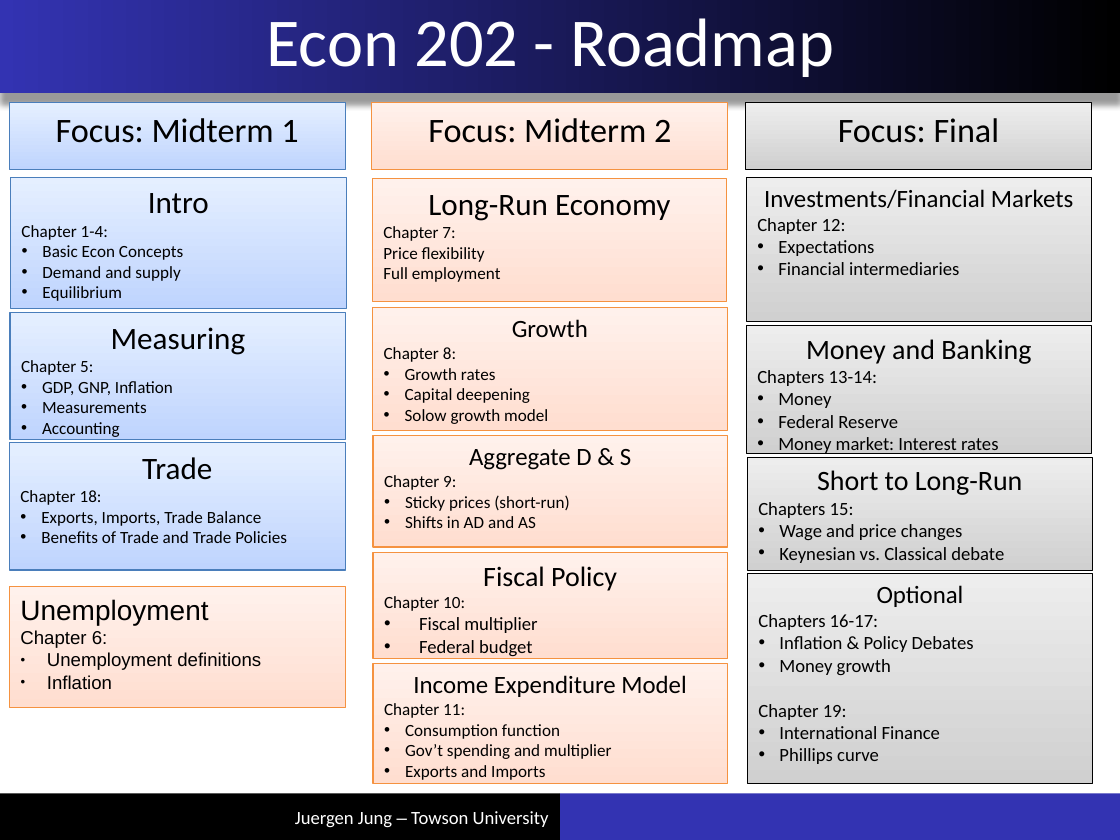
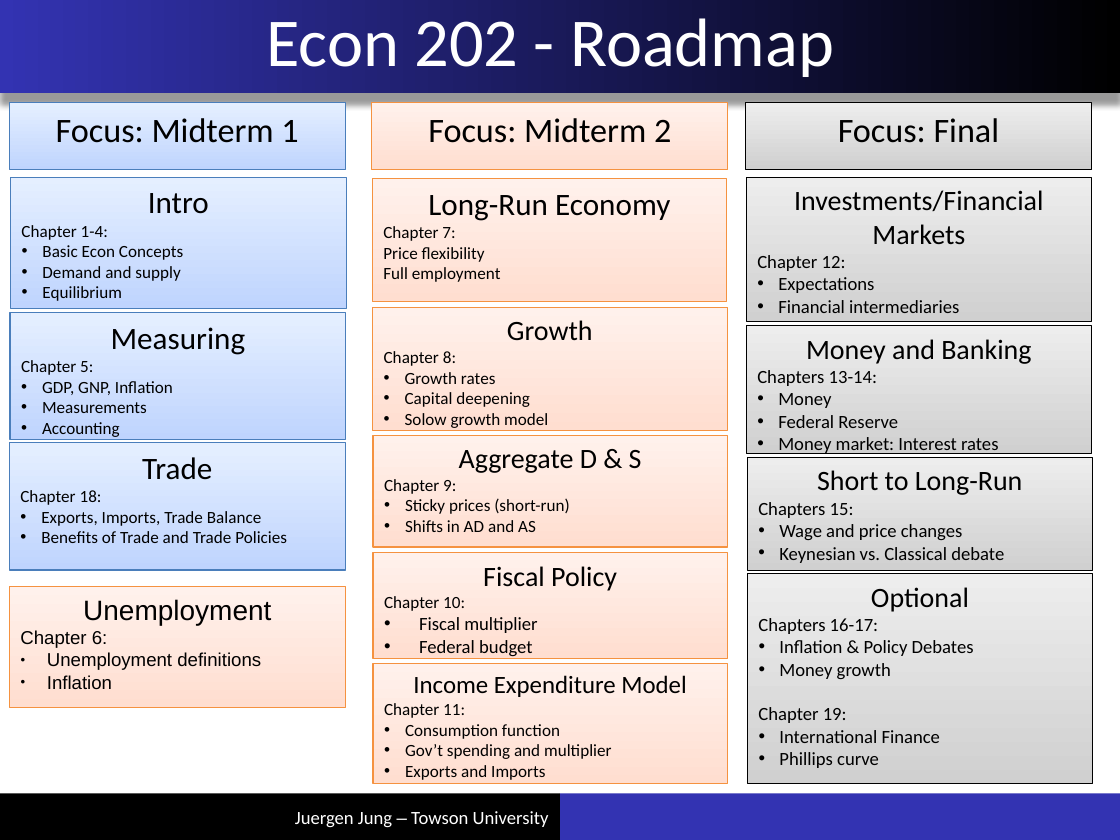
Before and after one commit to juejung/juejung.github.io, a slide deck: slide 1 of jdocs/Macro1/Chapter0_Roadmap.pptx. Drawn at 1120x840 pixels with LibreOffice and Linux fonts; fonts in the diff are those of the drawing. Boxes give left, top, right and bottom in pixels: in the first picture for what was removed or moved away, otherwise in the second. Text is boxed around its words. In the diff, an @@ line names an element or a change of style, - is before the commit and + after.

Commit message:
roadmap

```diff
--- a/jdocs/Macro1/Chapter0_Roadmap.pptx
+++ b/jdocs/Macro1/Chapter0_Roadmap.pptx
@@ text in rectangle at bbox=[794, 190, 1043, 245]: size 16 to 18 pt in "Investments/Financial Markets" @@
@@ text in rectangle at bbox=[507, 320, 593, 341]: size 16 to 18 pt in "Growth" @@
@@ text in rectangle at bbox=[459, 450, 642, 473]: size 16 to 18 pt in "Aggregate D & S" @@
@@ text in rectangle at bbox=[83, 599, 271, 625]: alignment left to centre @@
@@ text in rectangle at bbox=[871, 587, 969, 612]: size 16 to 18 pt in "Optional" @@
```
